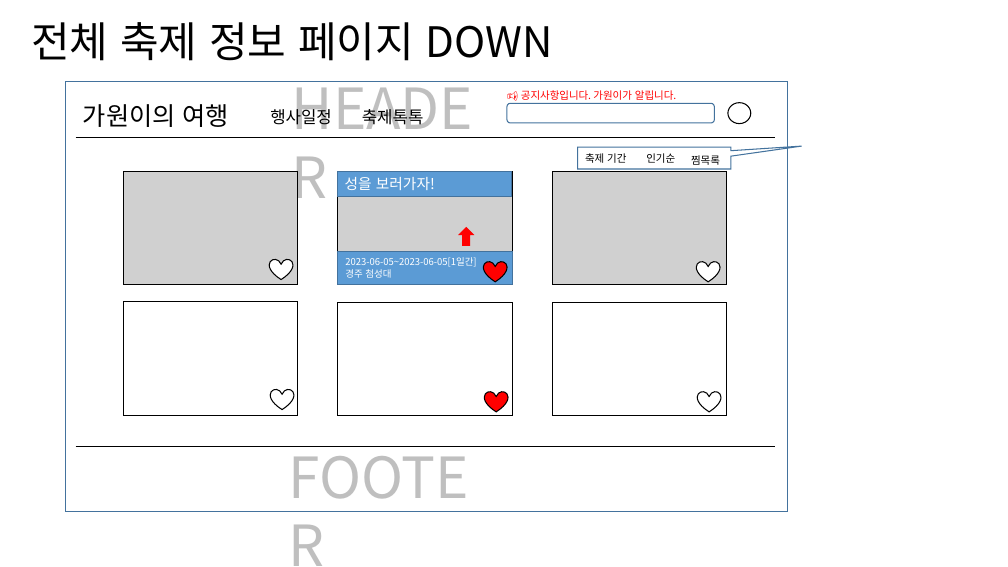
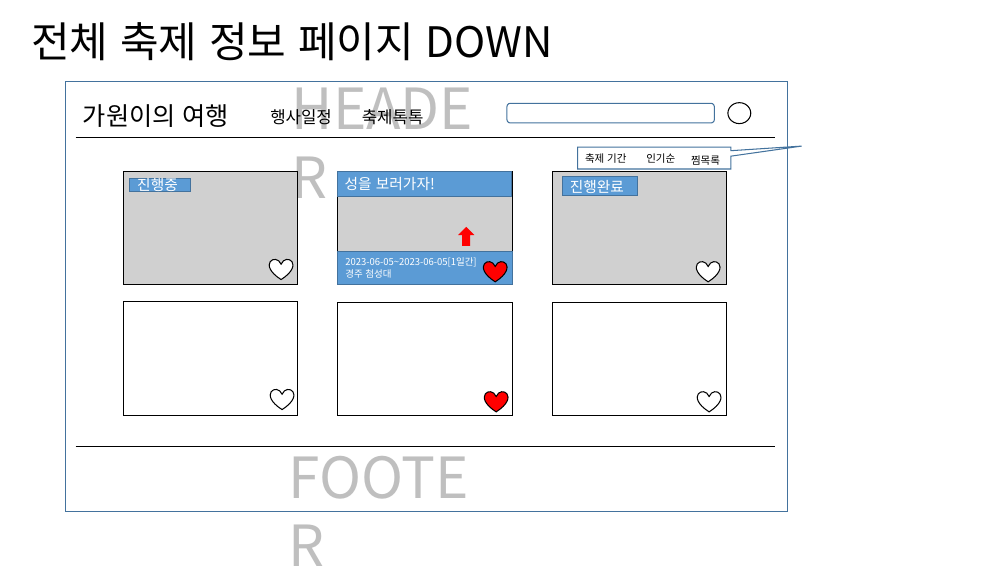
Before and after one commit to PHP-506-1-FESTIVAL/prototype, a slide deck: slide 5 of docs/pagesketch.pptx. Drawn at 1008x567 pixels with LibreOffice and Linux fonts; fonts in the diff are those of the drawing; grey boxes stand for pictures. Boxes give left, top, right and bottom in pixels: in the first picture for what was removed or moved away, otherwise in the second. Text is boxed around its words. In the diff, an @@ line names an element or a change of style, - is before the commit and + after.

```diff
--- a/docs/pagesketch.pptx
+++ b/docs/pagesketch.pptx
@@ text removed at (521,90,676,100) @@
-📢 공지사항입니다. 가원이가 알립니다.
@@ rectangle added at (130,179,191,191), fill #5B9BD5, outline #43739E 1 pt, 14 pt, text #FFFFFF @@
+진행중
@@ rectangle added at (563,177,638,196), fill #5B9BD5, outline #43739E 1 pt, 14 pt, text #FFFFFF @@
+진행완료
```
Also in this commit, not shown: 4 other slides changed.
